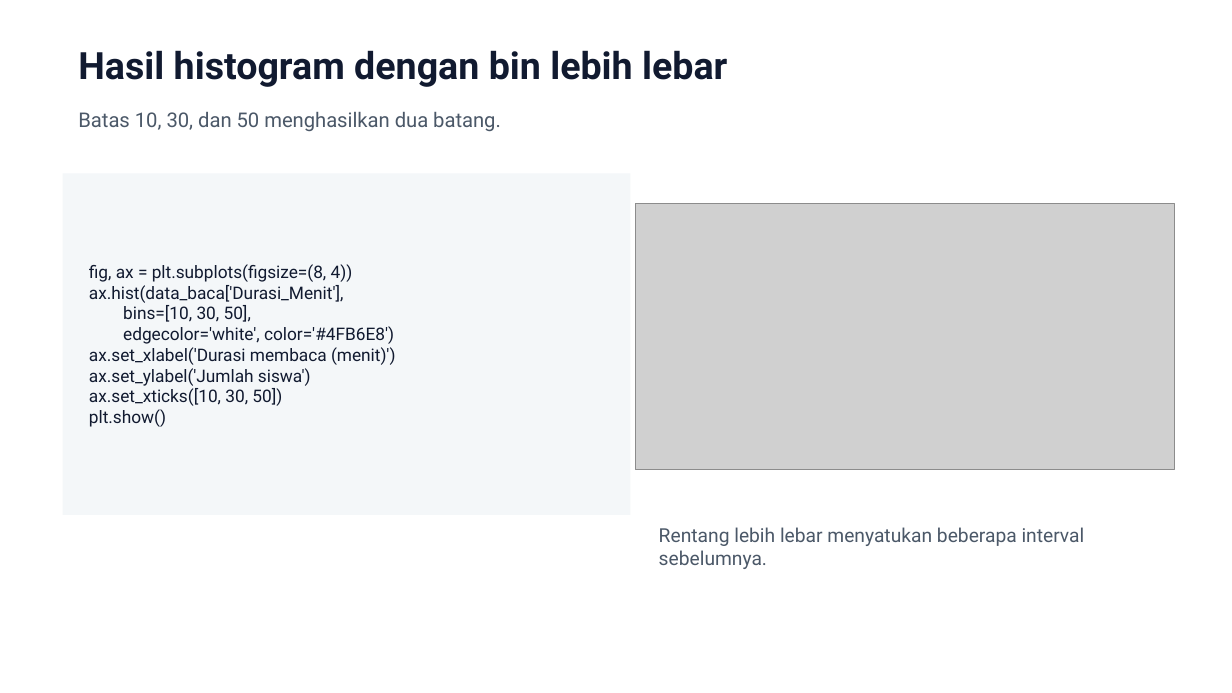
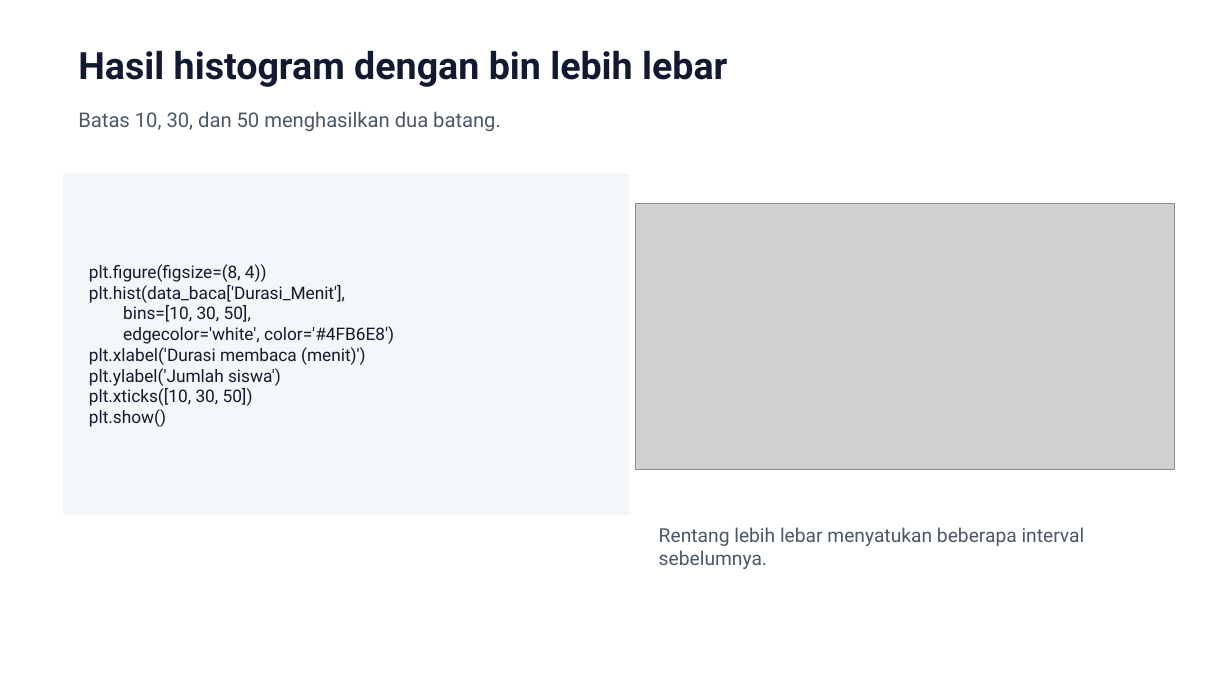
Before and after one commit to daf2a/course, a slide deck: slide 8 of level-03/04-histogram-dan-box-plot/slide/Histogram_dan_Box_Plot_final.pptx. Drawn at 1232x693 pixels with LibreOffice and Linux fonts; fonts in the diff are those of the drawing; grey boxes stand for pictures. Boxes give left, top, right and bottom in pixels: in the first picture for what was removed or moved away, otherwise in the second. Text is boxed around its words. In the diff, an @@ line names an element or a change of style, - is before the commit and + after.

```diff
--- a/level-03/04-histogram-dan-box-plot/slide/Histogram_dan_Box_Plot_final.pptx
+++ b/level-03/04-histogram-dan-box-plot/slide/Histogram_dan_Box_Plot_final.pptx
@@ text at (89, 264, 345, 303): text changed @@
-fig, ax = plt.subplots(figsize=(8, 4))
-ax.hist(data_baca['Durasi_Menit'],
+plt.figure(figsize=(8, 4))
+plt.hist(data_baca['Durasi_Menit'],
@@ text at (89, 347, 366, 406): text changed @@
-ax.set_xlabel('Durasi membaca (menit)')
-ax.set_ylabel('Jumlah siswa')
-ax.set_xticks([10, 30, 50])
+plt.xlabel('Durasi membaca (menit)')
+plt.ylabel('Jumlah siswa')
+plt.xticks([10, 30, 50])
```
Also in this commit, not shown: 2 other slides changed, 2 other files.
